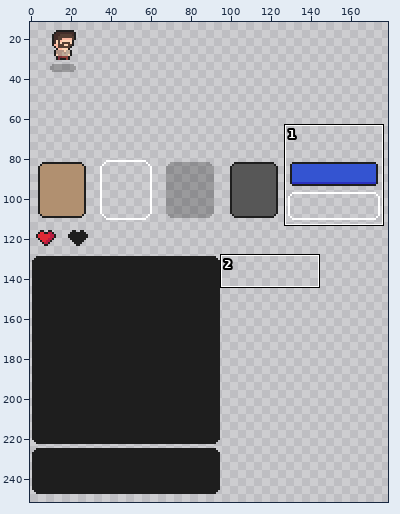
File history of a sprite sheet, public/textures/atlas.png. The first picture is a wide view before the edit; the outline marks the close-up.
Close-up. Earlier state:
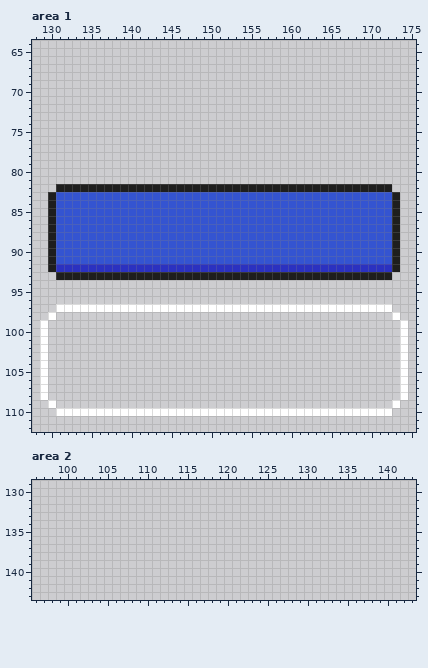
The file is 256x256 pixels. Shown: area 1: x 128..175, y 64..112; area 2: x 96..143, y 129..143. The wide view leaves out empty margins. The commit also changed other parts of the picture, which this record leaves out.
After:
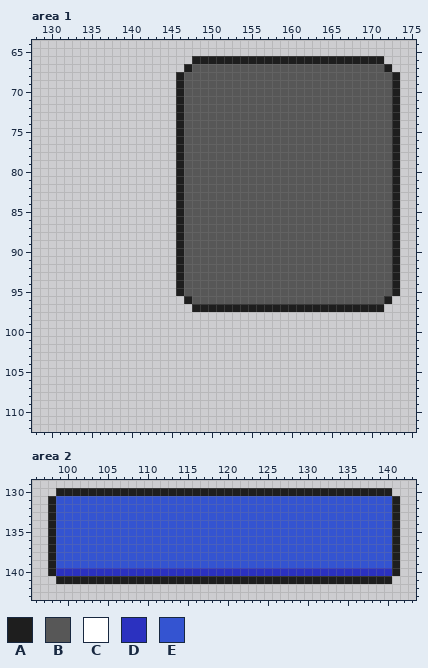
Palette (. is transparent): A #1e1e1e  B #575757  C #ffffff  D #2b31c0  E #3454d1
Changes in this commit:
Area 1:
y 66: x 148..171 ........................ -> AAAAAAAAAAAAAAAAAAAAAAAA
y 67: x 147..172 .......................... -> ABBBBBBBBBBBBBBBBBBBBBBBBA
y 68..81: x 146..173 ............................ -> ABBBBBBBBBBBBBBBBBBBBBBBBBBA
y 82: x 131..145 AAAAAAAAAAAAAAA -> ...............; x 147..173 AAAAAAAAAAAAAAAAAAAAAAAAAA. -> BBBBBBBBBBBBBBBBBBBBBBBBBBA
y 83..91: x 130..172 AEEEEEEEEEEEEEEEEEEEEEEEEEEEEEEEEEEEEEEEEEE -> ................ABBBBBBBBBBBBBBBBBBBBBBBBBB
y 92: x 130..172 ADDDDDDDDDDDDDDDDDDDDDDDDDDDDDDDDDDDDDDDDDD -> ................ABBBBBBBBBBBBBBBBBBBBBBBBBB
y 93: x 131..145 AAAAAAAAAAAAAAA -> ...............; x 147..173 AAAAAAAAAAAAAAAAAAAAAAAAAA. -> BBBBBBBBBBBBBBBBBBBBBBBBBBA
y 94..95: x 146..173 ............................ -> ABBBBBBBBBBBBBBBBBBBBBBBBBBA
y 96: x 147..172 .......................... -> ABBBBBBBBBBBBBBBBBBBBBBBBA
y 97: x 131..172 CCCCCCCCCCCCCCCCCCCCCCCCCCCCCCCCCCCCCCCCCC -> .................AAAAAAAAAAAAAAAAAAAAAAAA.
y 98: x 130 C -> .; x 173 C -> .
y 99..108: x 129 C -> .; x 174 C -> .
y 109: x 130 C -> .; x 173 C -> .
y 110: x 131..172 CCCCCCCCCCCCCCCCCCCCCCCCCCCCCCCCCCCCCCCCCC -> ..........................................
Area 2:
y 130: x 99..140 .......................................... -> AAAAAAAAAAAAAAAAAAAAAAAAAAAAAAAAAAAAAAAAAA
y 131..139: x 98..141 ............................................ -> AEEEEEEEEEEEEEEEEEEEEEEEEEEEEEEEEEEEEEEEEEEA
y 140: x 98..141 ............................................ -> ADDDDDDDDDDDDDDDDDDDDDDDDDDDDDDDDDDDDDDDDDDA
y 141: x 99..140 .......................................... -> AAAAAAAAAAAAAAAAAAAAAAAAAAAAAAAAAAAAAAAAAA
Pixel boxes of the changes (left, top, right, bottom) in both close-ups:
changed: (40, 56, 408, 416)
added: (48, 488, 400, 584)
